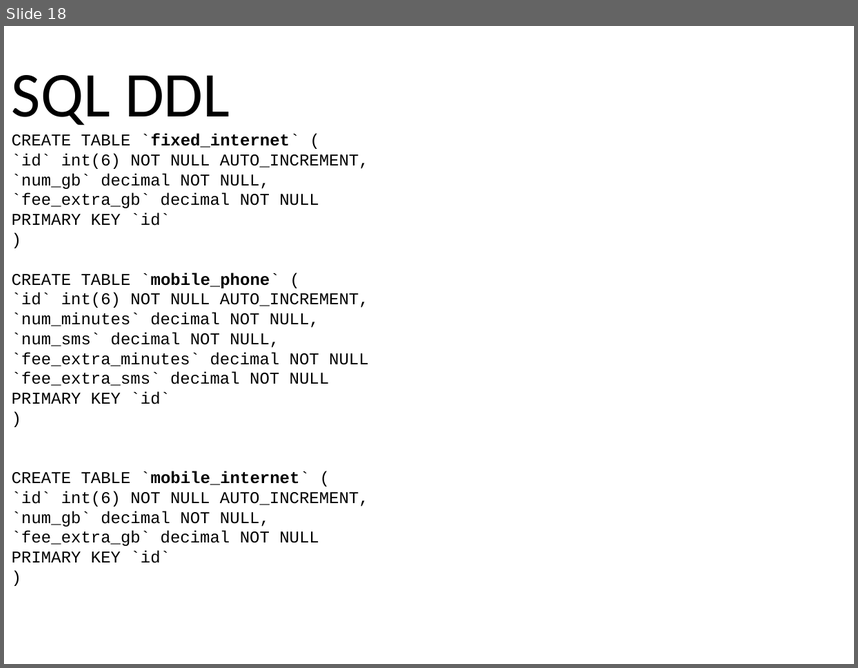
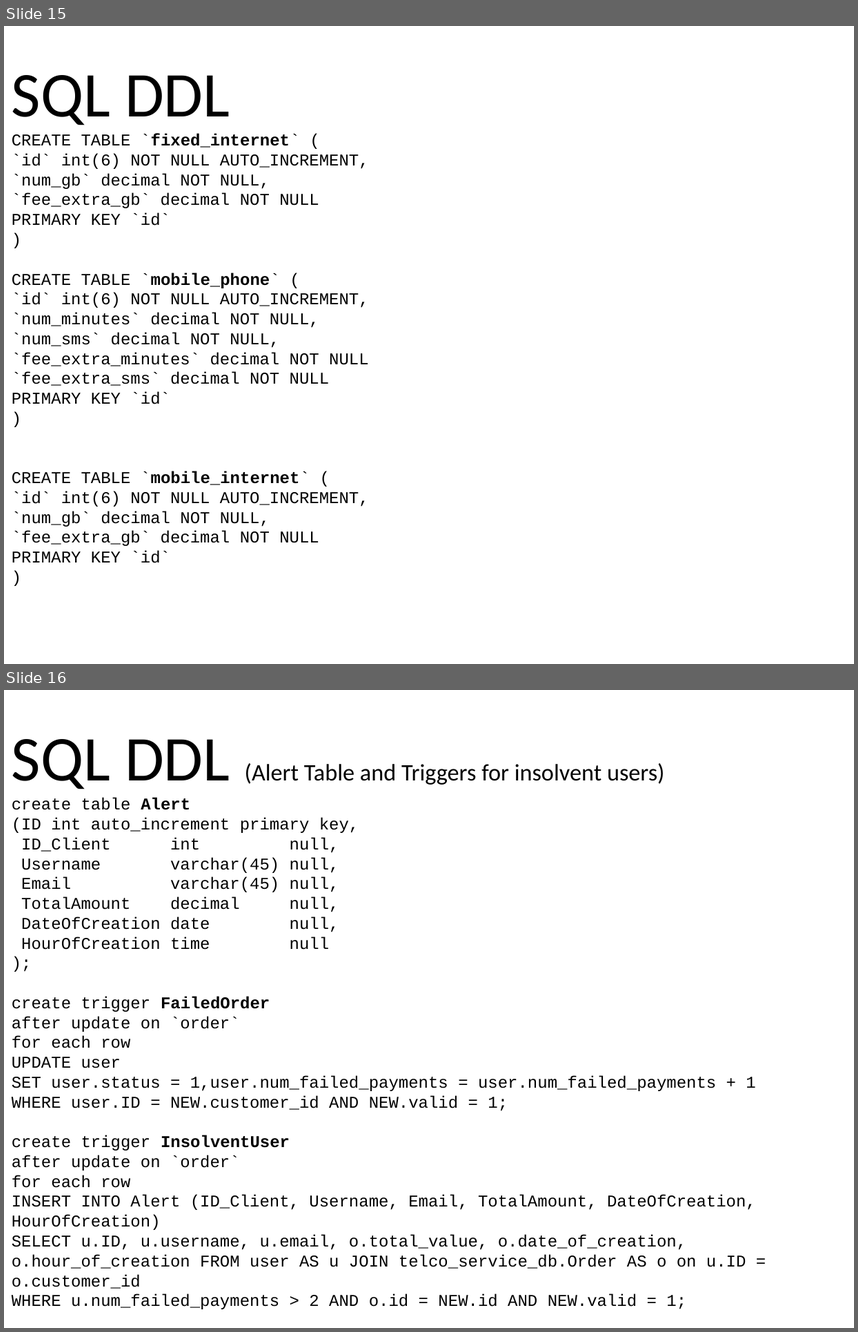
Before and after one commit to marcozetaa/TelcoService, a slide deck: UML/Presentation .pptx. Shown one above the other, each under a label of ours: slide 18 before the commit, slides 15 and 16 after it. The pictures are 858x668 and 858x1332 pixels, drawn with LibreOffice and Linux fonts; fonts in the diff are those of the drawing. Boxes give left, top, right and bottom in pixels: in the first picture for what was removed or moved away, otherwise in the second. Text is boxed around its words. In the diff, an @@ line names an element or a change of style, - is before the commit and + after.

Commit message:
Triggers and Tables fixed

```diff
--- a/UML/Presentation .pptx
+++ b/UML/Presentation .pptx
@@ slide 16 added at <box>4,690,854,1328</box>, background #FFFFFF @@
@@ text added at <box>12,739,756,1309</box>, 14 pt, text #000000 @@
+SQL DDL (Alert Table and Triggers for insolvent users)
+create table Alert
+(ID int auto_increment primary key,
+ID_Client int null,
+Username varchar(45) null,
+Email varchar(45) null,
+TotalAmount decimal null,
+DateOfCreation date null,
+HourOfCreation time null
+);
+create trigger FailedOrder
+after update on `order`
+for each row
+UPDATE user
+SET user.status = 1,user.num_failed_payments = user.num_failed_payments + 1
+WHERE user.ID = NEW.customer_id AND NEW.valid = 1;
+create trigger InsolventUser
+after update on `order`
+for each row
+INSERT INTO Alert (ID_Client, Username, Email, TotalAmount, DateOfCreation, HourOfCreation)
+SELECT u.ID, u.username, u.email, o.total_value, o.date_of_creation, o.hour_of_creation FROM user AS u JOIN telco_service_db.Order AS o on u.ID = o.customer_id
+WHERE u.num_failed_payments > 2 AND o.id = NEW.id AND NEW.valid = 1;
@@ what was slide 18 is now slide 15 @@
```
Also in this commit, not shown: 5 slides changed, 9 other slides added, 11 slides removed, 6 other files.
